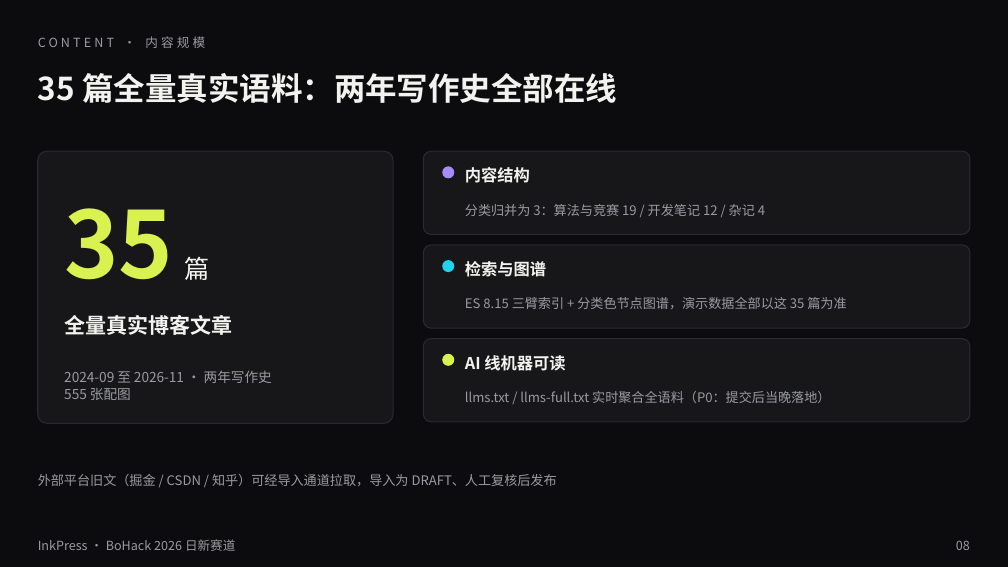
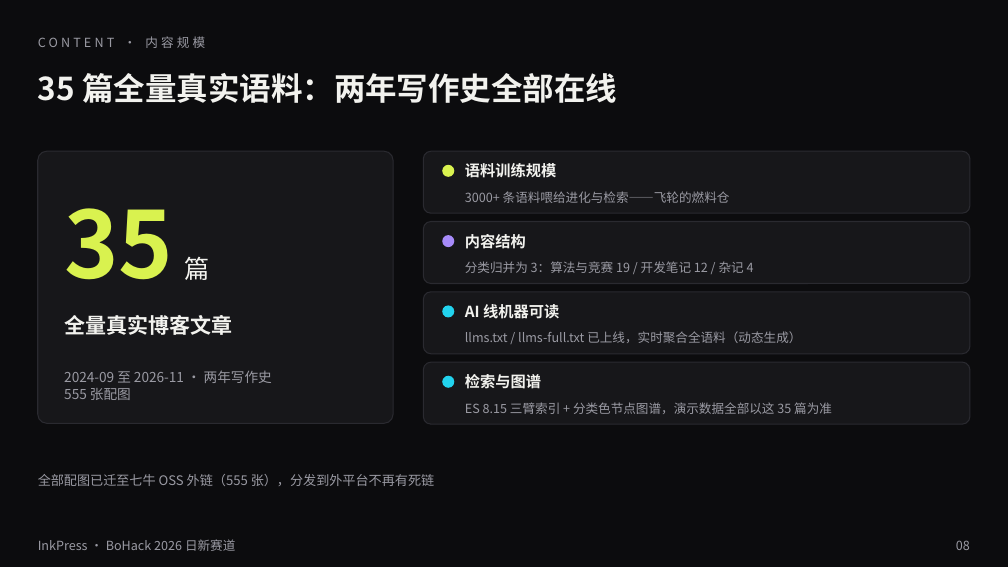
Before and after one commit to lggyx/inkpress2agent, a slide deck: slide 8 of docs/InkPress-BoHack2026-路演.pptx. Drawn at 1008x567 pixels with LibreOffice and Linux fonts; fonts in the diff are those of the drawing. Boxes give left, top, right and bottom in pixels: in the first picture for what was removed or moved away, otherwise in the second. Text is boxed around its words. In the diff, an @@ line names an element or a change of style, - is before the commit and + after.

```diff
--- a/docs/InkPress-BoHack2026-路演.pptx
+++ b/docs/InkPress-BoHack2026-路演.pptx
@@ rounded rectangle: place and size @@
-rounded rectangle at bbox=[423, 151, 970, 234]
+rounded rectangle at bbox=[423, 151, 970, 213]
@@ ellipse at bbox=[442, 165, 454, 177]: fill #A78BFA to #D9F24F @@
@@ text added at bbox=[465, 163, 556, 177], 14.5 pt, text #F2F2EE, bold @@
+语料训练规模
@@ text added at bbox=[465, 191, 730, 203], 12 pt, text #9A9AA3 @@
+3000+ 条语料喂给进化与检索——飞轮的燃料仓
@@ rounded rectangle: place and size @@
-rounded rectangle at bbox=[423, 245, 970, 328]
+rounded rectangle at bbox=[423, 222, 970, 284]
@@ ellipse: place and size @@
-ellipse at bbox=[442, 260, 454, 272]
+ellipse at bbox=[442, 235, 454, 247]
@@ ellipse at bbox=[442, 235, 454, 247]: fill #22D3EE to #A78BFA @@
@@ text "内容结构": place and size @@
-text "内容结构" at bbox=[465, 167, 530, 183]
+text "内容结构" at bbox=[465, 234, 526, 249]
@@ text "分类归并为 3：算法与竞赛 19 / 开发笔记 ...": place and size @@
-text "分类归并为 3：算法与竞赛 19 / 开发笔记 ..." at bbox=[465, 204, 765, 216]
+text "分类归并为 3：算法与竞赛 19 / 开发笔记 ..." at bbox=[465, 261, 754, 273]
@@ text "分类归并为 3：算法与竞赛 19 / 开发笔记 ..." at bbox=[465, 261, 754, 273]: size 12.5 to 12 pt @@
@@ proportions changed in 3 elements at bbox=[423, 151, 970, 213], bbox=[423, 222, 970, 284], bbox=[423, 292, 970, 354] @@
@@ rounded rectangle: place and size @@
-rounded rectangle at bbox=[423, 339, 970, 422]
+rounded rectangle at bbox=[423, 292, 970, 354]
@@ text "AI 线机器可读": place and size @@
-text "AI 线机器可读" at bbox=[465, 355, 565, 371]
+text "AI 线机器可读" at bbox=[465, 304, 559, 319]
@@ ellipse: place and size @@
-ellipse at bbox=[442, 354, 454, 366]
+ellipse at bbox=[442, 306, 454, 318]
@@ ellipse at bbox=[442, 306, 454, 318]: fill #D9F24F to #22D3EE @@
@@ text at bbox=[465, 331, 801, 343]: text changed; size 12.5 to 12 pt @@
-llms.txt / llms-full.txt 实时聚合全语料（P0：提交后当晚落地）
+llms.txt / llms-full.txt 已上线，实时聚合全语料（动态生成）
@@ rounded rectangle added at bbox=[423, 362, 970, 424], fill #17171A, outline #2A2A30 1 pt @@
@@ ellipse added at bbox=[442, 376, 454, 388], fill #22D3EE @@
@@ size 15.5 to 14.5 pt in 3 elements at bbox=[465, 304, 559, 319], bbox=[465, 234, 526, 249], bbox=[465, 374, 541, 389] @@
@@ text "检索与图谱": place and size @@
-text "检索与图谱" at bbox=[465, 261, 546, 277]
+text "检索与图谱" at bbox=[465, 374, 541, 389]
@@ text "ES 8.15 三臂索引 + 分类色节点图谱，演示数据全部以这 ..." at bbox=[465, 402, 832, 414]: size 12.5 to 12 pt @@
@@ text "ES 8.15 三臂索引 + 分类色节点图谱，演示数据全部以这 ...": place and size @@
-text "ES 8.15 三臂索引 + 分类色节点图谱，演示数据全部以这 ..." at bbox=[465, 297, 846, 309]
+text "ES 8.15 三臂索引 + 分类色节点图谱，演示数据全部以这 ..." at bbox=[465, 402, 832, 414]
@@ text at bbox=[38, 474, 434, 486]: text changed @@
-外部平台旧文（掘金 / CSDN / 知乎）可经导入通道拉取，导入为 DRAFT、人工复核后发布
+全部配图已迁至七牛 OSS 外链（555 张），分发到外平台不再有死链
```
Also in this commit, not shown: 9 other slides changed, 2 slides added, 2 slides removed, 2 other files.
